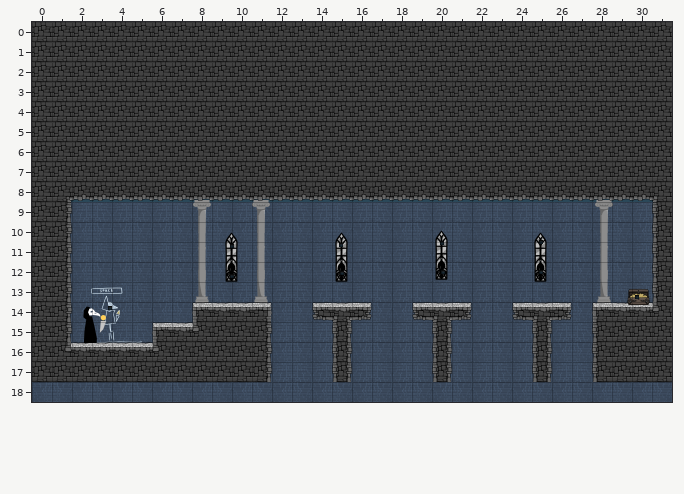
A Tiled map (JSON) gets an edit: Physics/Physics/assets/level2.tmj. Above is the file before it was changed.
Cells are 300x300 px. Shown: x 0..31, y 0..18.
New version:
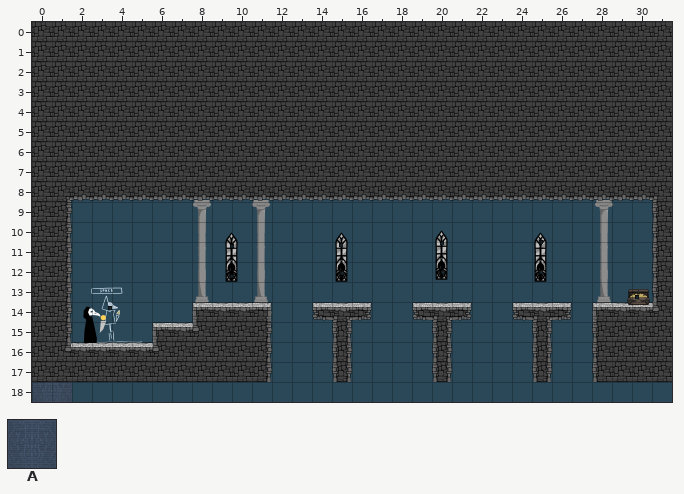
Key: from "backgroundAssets": A 0 "brickBackground".
Objects are placed by their top-left corner, in cells (3,4 is the top-left corner of cell 3,4); size is 1x1 cell unless given.
The edit:
{"where": "layer \"BackgroundTiles\""}
{"was": "A \"brickBackground\" at 2,9 size 2x2"}
{"was": "A \"brickBackground\" at 4,9 size 2x2"}
{"was": "A \"brickBackground\" at 6,9 size 2x2"}
{"was": "A \"brickBackground\" at 8,9 size 2x2"}
{"was": "A \"brickBackground\" at 10,9 size 2x2"}
{"was": "A \"brickBackground\" at 12,9 size 2x2"}
{"was": "A \"brickBackground\" at 14,9 size 2x2"}
{"was": "A \"brickBackground\" at 16,9 size 2x2"}
{"was": "A \"brickBackground\" at 18,9 size 2x2"}
{"was": "A \"brickBackground\" at 20,9 size 2x2"}
{"was": "A \"brickBackground\" at 22,9 size 2x2"}
{"was": "A \"brickBackground\" at 24,9 size 2x2"}
{"was": "A \"brickBackground\" at 26,9 size 2x2"}
{"was": "A \"brickBackground\" at 28,9 size 2x2"}
{"was": "A \"brickBackground\" at 30,9 size 2x2"}
{"was": "A \"brickBackground\" at 2,11 size 2x2"}
{"was": "A \"brickBackground\" at 4,11 size 2x2"}
{"was": "A \"brickBackground\" at 6,11 size 2x2"}
{"was": "A \"brickBackground\" at 8,11 size 2x2"}
{"was": "A \"brickBackground\" at 10,11 size 2x2"}
{"was": "A \"brickBackground\" at 12,11 size 2x2"}
{"was": "A \"brickBackground\" at 14,11 size 2x2"}
{"was": "A \"brickBackground\" at 16,11 size 2x2"}
{"was": "A \"brickBackground\" at 18,11 size 2x2"}
{"was": "A \"brickBackground\" at 20,11 size 2x2"}
{"was": "A \"brickBackground\" at 22,11 size 2x2"}
{"was": "A \"brickBackground\" at 24,11 size 2x2"}
{"was": "A \"brickBackground\" at 26,11 size 2x2"}
{"was": "A \"brickBackground\" at 28,11 size 2x2"}
{"was": "A \"brickBackground\" at 30,11 size 2x2"}
{"was": "A \"brickBackground\" at 4,13 size 2x2"}
{"was": "A \"brickBackground\" at 2,13 size 2x2"}
{"was": "A \"brickBackground\" at 8,13 size 2x2"}
{"was": "A \"brickBackground\" at 6,13 size 2x2"}
{"was": "A \"brickBackground\" at 12,13 size 2x2"}
{"was": "A \"brickBackground\" at 10,13 size 2x2"}
{"was": "A \"brickBackground\" at 16,13 size 2x2"}
{"was": "A \"brickBackground\" at 14,13 size 2x2"}
{"was": "A \"brickBackground\" at 20,13 size 2x2"}
{"was": "A \"brickBackground\" at 18,13 size 2x2"}
{"was": "A \"brickBackground\" at 24,13 size 2x2"}
{"was": "A \"brickBackground\" at 22,13 size 2x2"}
{"was": "A \"brickBackground\" at 28,13 size 2x2"}
{"was": "A \"brickBackground\" at 26,13 size 2x2"}
{"was": "A \"brickBackground\" at 30,13 size 2x2"}
{"was": "A \"brickBackground\" at 2,15 size 2x2"}
{"was": "A \"brickBackground\" at 4,15 size 2x2"}
{"was": "A \"brickBackground\" at 12,15 size 2x2"}
{"was": "A \"brickBackground\" at 14,15 size 2x2"}
{"was": "A \"brickBackground\" at 16,15 size 2x2"}
{"was": "A \"brickBackground\" at 18,15 size 2x2"}
{"was": "A \"brickBackground\" at 20,15 size 2x2"}
{"was": "A \"brickBackground\" at 22,15 size 2x2"}
{"was": "A \"brickBackground\" at 24,15 size 2x2"}
{"was": "A \"brickBackground\" at 26,15 size 2x2"}
{"was": "A \"brickBackground\" at 4,17 size 2x2"}
{"was": "A \"brickBackground\" at 2,17 size 2x2"}
{"was": "A \"brickBackground\" at 8,17 size 2x2"}
{"was": "A \"brickBackground\" at 6,17 size 2x2"}
{"was": "A \"brickBackground\" at 12,17 size 2x2"}
{"was": "A \"brickBackground\" at 10,17 size 2x2"}
{"was": "A \"brickBackground\" at 16,17 size 2x2"}
{"was": "A \"brickBackground\" at 14,17 size 2x2"}
{"was": "A \"brickBackground\" at 20,17 size 2x2"}
{"was": "A \"brickBackground\" at 18,17 size 2x2"}
{"was": "A \"brickBackground\" at 24,17 size 2x2"}
{"was": "A \"brickBackground\" at 22,17 size 2x2"}
{"was": "A \"brickBackground\" at 28,17 size 2x2"}
{"was": "A \"brickBackground\" at 26,17 size 2x2"}
{"was": "A \"brickBackground\" at 30,17 size 2x2"}
